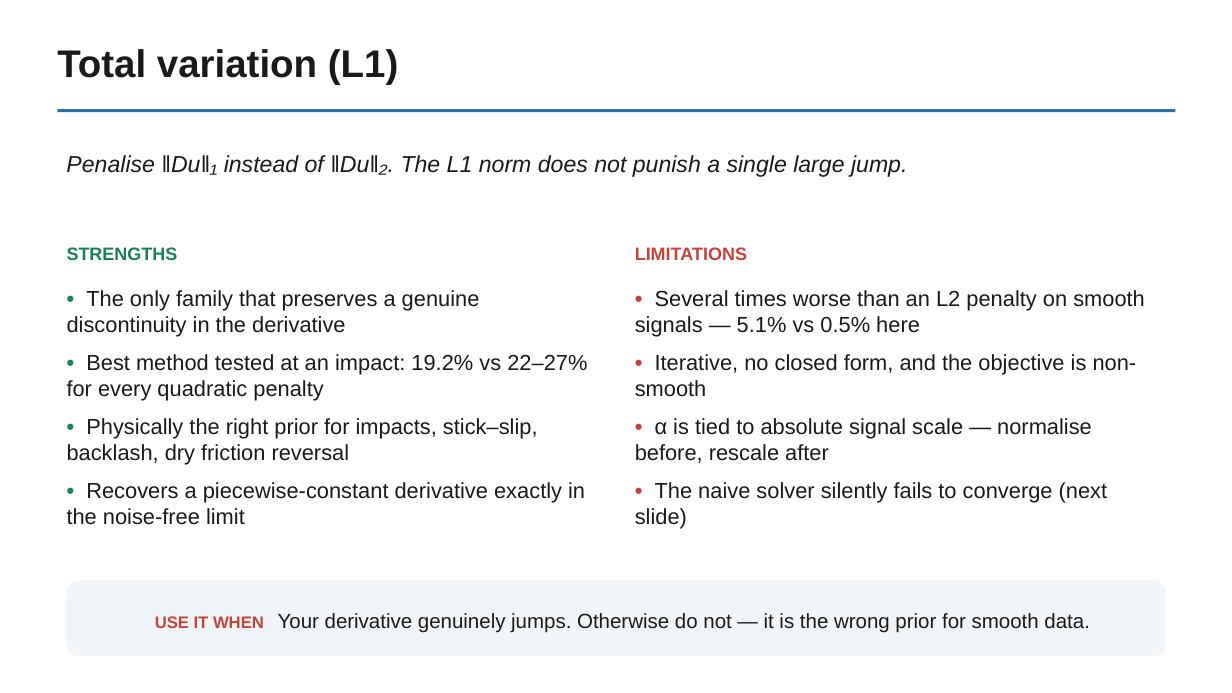
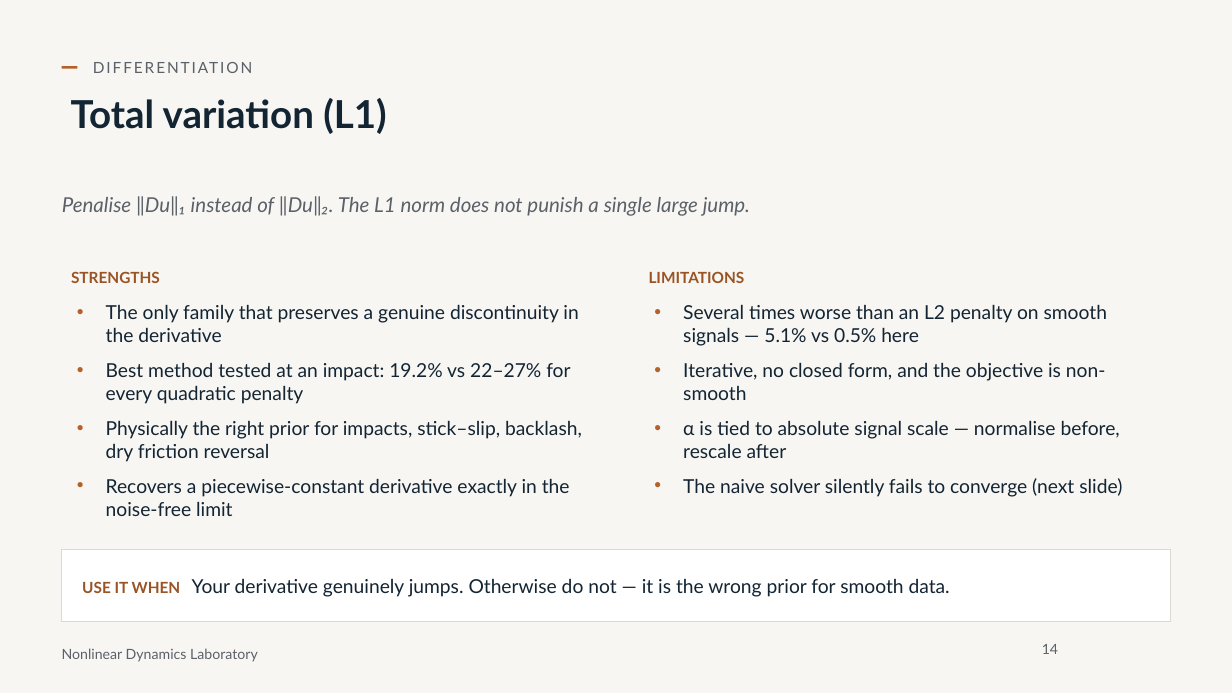
Before and after one commit to nld-uri/kinematics-toolbox, a slide deck: slide 14 of talk/differentiation_integration_talk.pptx (slide 13 before the commit). Drawn at 1232x693 pixels with LibreOffice and Linux fonts; fonts in the diff are those of the drawing; background and template pictures are left out. Boxes give left, top, right and bottom in pixels: in the first picture for what was removed or moved away, otherwise in the second. Text is boxed around its words. In the diff, an @@ line names an element or a change of style, - is before the commit and + after.

```diff
--- a/talk/differentiation_integration_talk.pptx
+++ b/talk/differentiation_integration_talk.pptx
@@ background #FFFFFF to #F7F6F2 @@
@@ text added at bbox=[84, 54, 639, 81], 12 pt, text #5B6168 @@
+DIFFERENTIATION
@@ title "Total variation (L1)": place and size @@
-title "Total variation (L1)" at bbox=[57, 49, 399, 84]
+title "Total variation (L1)" at bbox=[71, 98, 386, 134]
@@ title "Total variation (L1)" at bbox=[71, 98, 386, 134]: font Arial to Lato, text colour #1A1A1A to #132433 @@
@@ rectangle added at bbox=[62, 66, 78, 68], fill #B4622A @@
@@ rectangle removed at bbox=[57, 109, 1176, 113] @@
@@ text "Penalise ‖Du‖₁ instead of ‖Du‖₂. ...": place and size @@
-text "Penalise ‖Du‖₁ instead of ‖Du‖₂. ..." at bbox=[66, 155, 907, 177]
+text "Penalise ‖Du‖₁ instead of ‖Du‖₂. ..." at bbox=[62, 196, 750, 216]
@@ text "Penalise ‖Du‖₁ instead of ‖Du‖₂. ..." at bbox=[62, 196, 750, 216]: size 18 to 16 pt, font Arial to Lato, text colour #1A1A1A to #5B6168 @@
@@ text removed at bbox=[67, 247, 178, 260] @@
-STRENGTHS
@@ text removed at bbox=[635, 247, 747, 260] @@
-LIMITATIONS
@@ text at bbox=[71, 271, 582, 516]: text changed; size 17 to 15 pt; font Arial to Lato; text colour #1A1A1A to #132433 @@
-• The only family that preserves a genuine discontinuity in the derivative
-• Best method tested at an impact: 19.2% vs 22–27% for every quadratic penalty
-• Physically the right prior for impacts, stick–slip, backlash, dry friction reversal
-• Recovers a piecewise-constant derivative exactly in the noise-free limit
+STRENGTHS
+• The only family that preserves a genuine discontinuity in the derivative
+• Best method tested at an impact: 19.2% vs 22–27% for every quadratic penalty
+• Physically the right prior for impacts, stick–slip, backlash, dry friction reversal
+• Recovers a piecewise-constant derivative exactly in the noise-free limit
@@ text at bbox=[649, 271, 1122, 497]: text changed; size 17 to 15 pt; font Arial to Lato; text colour #1A1A1A to #132433 @@
-• Several times worse than an L2 penalty on smooth signals — 5.1% vs 0.5% here
-• Iterative, no closed form, and the objective is non-smooth
-• α is tied to absolute signal scale — normalise before, rescale after
-• The naive solver silently fails to converge (next slide)
+LIMITATIONS
+• Several times worse than an L2 penalty on smooth signals — 5.1% vs 0.5% here
+• Iterative, no closed form, and the objective is non-smooth
+• α is tied to absolute signal scale — normalise before, rescale after
+• The naive solver silently fails to converge (next slide)
@@ rectangle "USE IT WHEN Your derivative ...": place and size @@
-rectangle "USE IT WHEN Your derivative ..." at bbox=[67, 580, 1166, 656]
+rectangle "USE IT WHEN Your derivative ..." at bbox=[62, 550, 1171, 622]
@@ rectangle "USE IT WHEN Your derivative ..." at bbox=[62, 550, 1171, 622]: size 13 to 12 pt, text colour #C2453C to #9A5323 in "USE IT WHEN"; size 16 to 15 pt, text colour #1A1A1A to #132433 in "Your derivative genuinely jumps. Otherwise do not ..."; font Arial to Lato; alignment centre to left; rounded rectangle to rectangle; fill #F2F5F8 to #FFFFFF; outline none to #DCD9D2 0.75 pt @@
@@ text added at bbox=[62, 648, 258, 662], 11 pt, text #5B6168 @@
+Nonlinear Dynamics Laboratory
@@ page number added at bbox=[1042, 644, 1058, 654], 11 pt, text #5B6168 @@
+14
```
Also in this commit, not shown: 23 other slides changed, 16 slides added, 2 slides removed, 28 other files.
